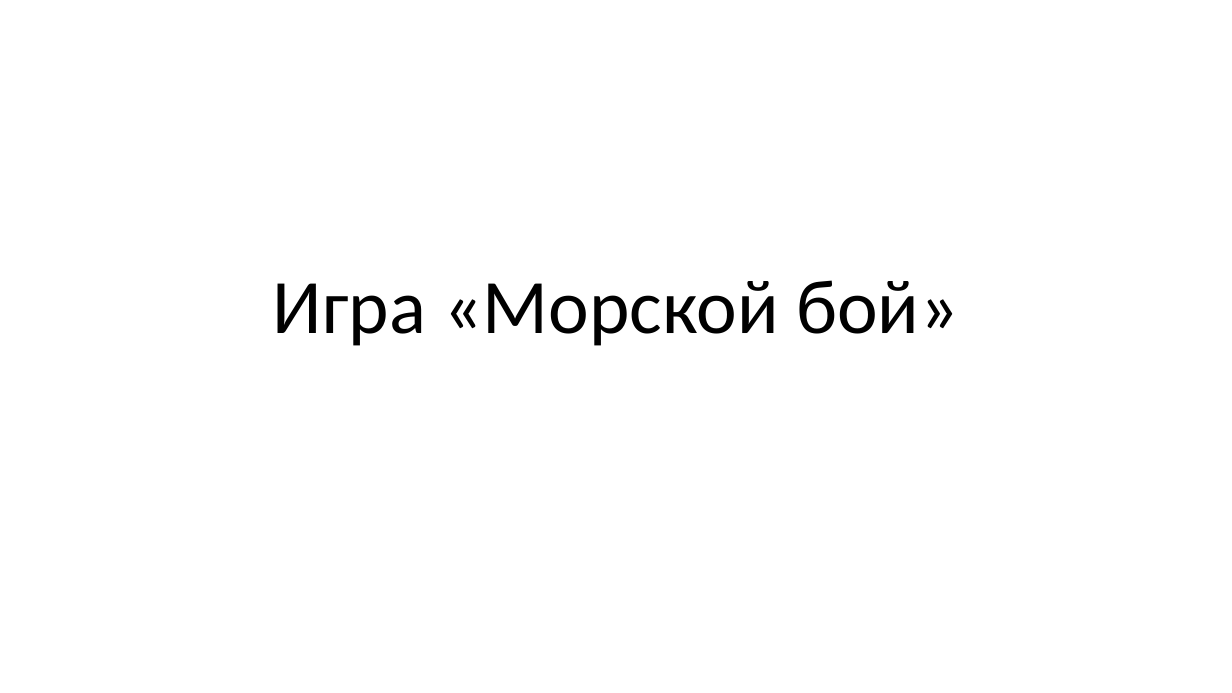
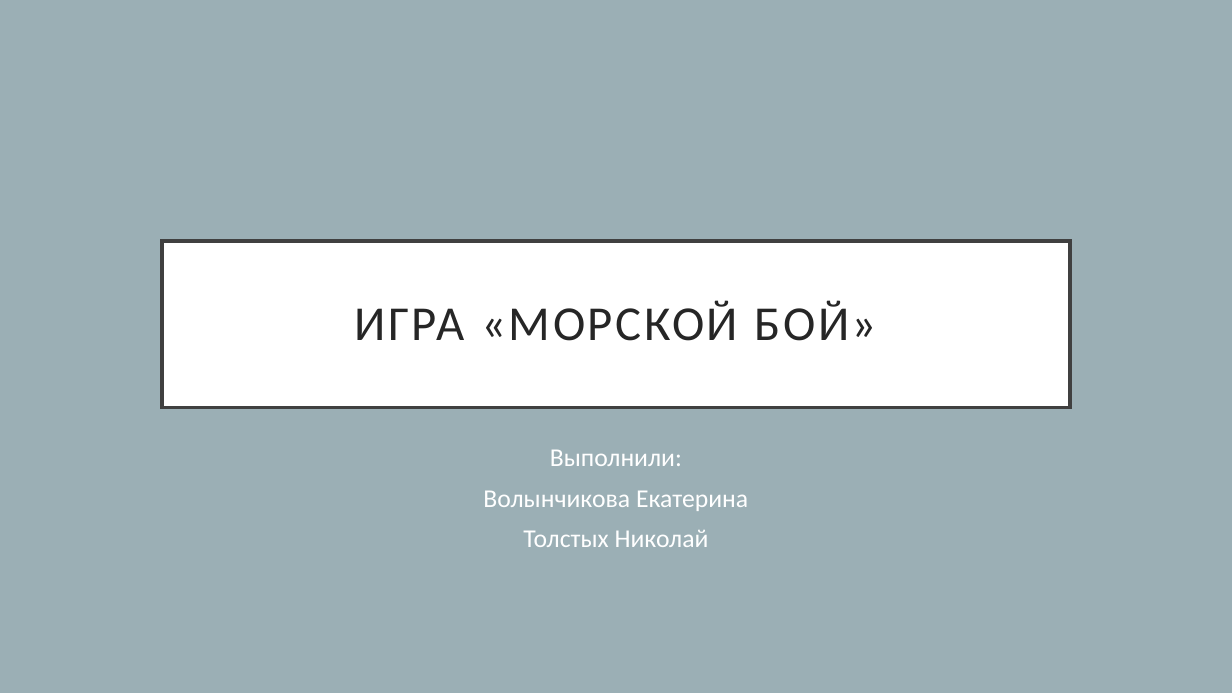
Before and after one commit to TheKolaysik/Game_MB, a slide deck: slide 1 of Igra_Morskoy_boy.pptx. Drawn at 1232x693 pixels with LibreOffice and Linux fonts; fonts in the diff are those of the drawing. Boxes give left, top, right and bottom in pixels: in the first picture for what was removed or moved away, otherwise in the second. Text is boxed around its words. In the diff, an @@ line names an element or a change of style, - is before the commit and + after.

```diff
--- a/Igra_Morskoy_boy.pptx
+++ b/Igra_Morskoy_boy.pptx
@@ background #FFFFFF to #9BAFB5 @@
@@ title "ИГРА «МОРСКОЙ БОЙ»": place and size @@
-title "ИГРА «МОРСКОЙ БОЙ»" at (273,280,959,346)
+title "ИГРА «МОРСКОЙ БОЙ»" at (162,241,1070,408)
@@ title "ИГРА «МОРСКОЙ БОЙ»" at (162,241,1070,408): vertical alignment bottom to middle; fill none to #FFFFFF; outline none to #404040 3 pt @@
@@ title at (354,300,876,341): text changed; size 60 to 38 pt; text colour #000000 to #262626 @@
-Игра «Морской бой»
+ИГРА «МОРСКОЙ БОЙ»
@@ subtitle added at (483,449,748,547), 20 pt, text #FFFFFF @@
+Выполнили:
+Волынчикова Екатерина
+Толстых Николай
```
Also in this commit, not shown: 5 slides added, 2 slides removed.
